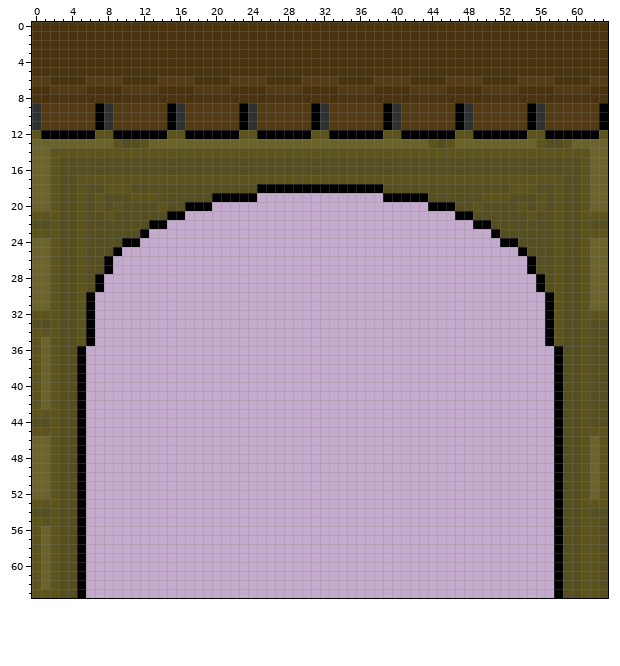
Pixel-art sprite: Content/PAD_Jg_walltileGate.png. Above: the version before the commit.
The file is 64x64 pixels. Colours within 5 levels of each other are drawn and written as one.
After:
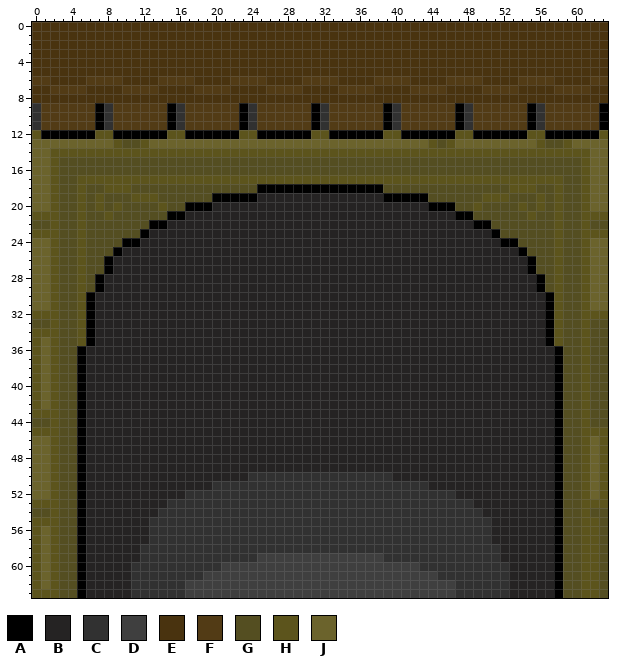
Palette (. is transparent): A #000000  B #252323  C #313131  D #3f3f3f  E #49330f  F #523b15  G #544e21  H #5c541c  J #6b632c
Changes in this commit:
@@ x 0..63 @@
 18 JJHGGHGGHHHGGGGGGGGGGGGGGAAAAAAAAAAAAAAGGGGGGGGGGGGGGHHHGGHGGHJJ
-19 JJHGGHGHGGGHHHGGGGGGAAAAA..............AAAAAGGGGGGHHHGGGHGHGGHJJ
-20 JJHGGHGHGHGGGGHGGAAA........................AAAGGHGGGGHGHGHGGHJJ
-21 HHHGGHGGHGGGGGGAA..............................AAGGGGGGHGGHGGHHH
-22 GGHGGHGGGGGGGAA..................................AAGGGGGGGHGGHGG
-23 HHHGGHGGGGGGA......................................AGGGGGGHGGHHH
-24 JJHGGHGGGGAA........................................AAGGGGHGGHJJ
-25 JJHGGHGGGA............................................AGGGHGGHJJ
-26 JJHGGHGGA..............................................AGGHGGHJJ
-27 JJHGGHGGA..............................................AGGHGGHJJ
-28 JJHGGHGA................................................AGHGGHJJ
-29 JJHGGHGA................................................AGHGGHJJ
-30 JJHGGHA..................................................AHGGHJJ
-31 JJHGGHA..................................................AHGGHJJ
-32 HHHGGHA..................................................AHGGHHH
-33 GGHGGHA..................................................AHGGHGG
-34 HHHGGHA..................................................AHGGHGG
-35 HJHGGHA..................................................AHGGHGG
-36 HJHGGA....................................................AGGHGG
-37 HJHGGA....................................................AGGHGG
-38 HJHGGA....................................................AGGHGG
-39 HJHGGA....................................................AGGHGG
-40 HJHGGA....................................................AGGHGG
-41 HJHGGA....................................................AGGHGG
-42 HJHGGA....................................................AGGHGG
-43 HHHGGA....................................................AGGHGG
-44 GGHGGA....................................................AGGHGG
-45 HHHGGA....................................................AGGHHH
-46 JJHGGA....................................................AGGHJH
-47 JJHGGA....................................................AGGHJH
-48 JJHGGA....................................................AGGHJH
-49 JJHGGA....................................................AGGHJH
-50 JJHGGA....................................................AGGHJH
-51 JJHGGA....................................................AGGHJH
-52 JJHGGA....................................................AGGHJH
-53 HHHGGA....................................................AGGHHH
-54 GGHGGA....................................................AGGHGG
-55 HHHGGA....................................................AGGHHG
-56 HJHGGA....................................................AGGHHG
-57 HJHGGA....................................................AGGHHG
-58 HJHGGA....................................................AGGHHG
-59 HJHGGA....................................................AGGHHG
-60 HJHGGA....................................................AGGHHG
-61 HJHGGA....................................................AGGHHG
-62 HJHGGA....................................................AGGHHG
-63 HHHGGA....................................................AGGHHG
+19 JJHGGHGHGGGHHHGGGGGGAAAAABBBBBBBBBBBBBBAAAAAGGGGGGHHHGGGHGHGGHJJ
+20 JJHGGHGHGHGGGGHGGAAABBBBBBBBBBBBBBBBBBBBBBBBAAAGGHGGGGHGHGHGGHJJ
+21 HHHGGHGGHGGGGGGAABBBBBBBBBBBBBBBBBBBBBBBBBBBBBBAAGGGGGGHGGHGGHHH
+22 GGHGGHGGGGGGGAABBBBBBBBBBBBBBBBBBBBBBBBBBBBBBBBBBAAGGGGGGGHGGHGG
+23 HHHGGHGGGGGGABBBBBBBBBBBBBBBBBBBBBBBBBBBBBBBBBBBBBBAGGGGGGHGGHHH
+24 JJHGGHGGGGAABBBBBBBBBBBBBBBBBBBBBBBBBBBBBBBBBBBBBBBBAAGGGGHGGHJJ
+25 JJHGGHGGGABBBBBBBBBBBBBBBBBBBBBBBBBBBBBBBBBBBBBBBBBBBBAGGGHGGHJJ
+26 JJHGGHGGABBBBBBBBBBBBBBBBBBBBBBBBBBBBBBBBBBBBBBBBBBBBBBAGGHGGHJJ
+27 JJHGGHGGABBBBBBBBBBBBBBBBBBBBBBBBBBBBBBBBBBBBBBBBBBBBBBAGGHGGHJJ
+28 JJHGGHGABBBBBBBBBBBBBBBBBBBBBBBBBBBBBBBBBBBBBBBBBBBBBBBBAGHGGHJJ
+29 JJHGGHGABBBBBBBBBBBBBBBBBBBBBBBBBBBBBBBBBBBBBBBBBBBBBBBBAGHGGHJJ
+30 JJHGGHABBBBBBBBBBBBBBBBBBBBBBBBBBBBBBBBBBBBBBBBBBBBBBBBBBAHGGHJJ
+31 JJHGGHABBBBBBBBBBBBBBBBBBBBBBBBBBBBBBBBBBBBBBBBBBBBBBBBBBAHGGHJJ
+32 HHHGGHABBBBBBBBBBBBBBBBBBBBBBBBBBBBBBBBBBBBBBBBBBBBBBBBBBAHGGHHH
+33 GGHGGHABBBBBBBBBBBBBBBBBBBBBBBBBBBBBBBBBBBBBBBBBBBBBBBBBBAHGGHGG
+34 HHHGGHABBBBBBBBBBBBBBBBBBBBBBBBBBBBBBBBBBBBBBBBBBBBBBBBBBAHGGHGG
+35 HJHGGHABBBBBBBBBBBBBBBBBBBBBBBBBBBBBBBBBBBBBBBBBBBBBBBBBBAHGGHGG
+36 HJHGGABBBBBBBBBBBBBBBBBBBBBBBBBBBBBBBBBBBBBBBBBBBBBBBBBBBBAGGHGG
+37 HJHGGABBBBBBBBBBBBBBBBBBBBBBBBBBBBBBBBBBBBBBBBBBBBBBBBBBBBAGGHGG
+38 HJHGGABBBBBBBBBBBBBBBBBBBBBBBBBBBBBBBBBBBBBBBBBBBBBBBBBBBBAGGHGG
+39 HJHGGABBBBBBBBBBBBBBBBBBBBBBBBBBBBBBBBBBBBBBBBBBBBBBBBBBBBAGGHGG
+40 HJHGGABBBBBBBBBBBBBBBBBBBBBBBBBBBBBBBBBBBBBBBBBBBBBBBBBBBBAGGHGG
+41 HJHGGABBBBBBBBBBBBBBBBBBBBBBBBBBBBBBBBBBBBBBBBBBBBBBBBBBBBAGGHGG
+42 HJHGGABBBBBBBBBBBBBBBBBBBBBBBBBBBBBBBBBBBBBBBBBBBBBBBBBBBBAGGHGG
+43 HHHGGABBBBBBBBBBBBBBBBBBBBBBBBBBBBBBBBBBBBBBBBBBBBBBBBBBBBAGGHGG
+44 GGHGGABBBBBBBBBBBBBBBBBBBBBBBBBBBBBBBBBBBBBBBBBBBBBBBBBBBBAGGHGG
+45 HHHGGABBBBBBBBBBBBBBBBBBBBBBBBBBBBBBBBBBBBBBBBBBBBBBBBBBBBAGGHHH
+46 JJHGGABBBBBBBBBBBBBBBBBBBBBBBBBBBBBBBBBBBBBBBBBBBBBBBBBBBBAGGHJH
+47 JJHGGABBBBBBBBBBBBBBBBBBBBBBBBBBBBBBBBBBBBBBBBBBBBBBBBBBBBAGGHJH
+48 JJHGGABBBBBBBBBBBBBBBBBBBBBBBBBBBBBBBBBBBBBBBBBBBBBBBBBBBBAGGHJH
+49 JJHGGABBBBBBBBBBBBBBBBBBBBBBBBBBBBBBBBBBBBBBBBBBBBBBBBBBBBAGGHJH
+50 JJHGGABBBBBBBBBBBBBBBBBBCCCCCCCCCCCCCCCCBBBBBBBBBBBBBBBBBBAGGHJH
+51 JJHGGABBBBBBBBBBBBBBCCCCCCCCCCCCCCCCCCCCCCCCBBBBBBBBBBBBBBAGGHJH
+52 JJHGGABBBBBBBBBBBCCCCCCCCCCCCCCCCCCCCCCCCCCCCCCBBBBBBBBBBBAGGHJH
+53 HHHGGABBBBBBBBBCCCCCCCCCCCCCCCCCCCCCCCCCCCCCCCCCCBBBBBBBBBAGGHHH
+54 GGHGGABBBBBBBBCCCCCCCCCCCCCCCCCCCCCCCCCCCCCCCCCCCCBBBBBBBBAGGHGG
+55 HHHGGABBBBBBBCCCCCCCCCCCCCCCCCCCCCCCCCCCCCCCCCCCCCCBBBBBBBAGGHHG
+56 HJHGGABBBBBBBCCCCCCCCCCCCCCCCCCCCCCCCCCCCCCCCCCCCCCBBBBBBBAGGHHG
+57 HJHGGABBBBBBBCCCCCCCCCCCCCCCCCCCCCCCCCCCCCCCCCCCCCCBBBBBBBAGGHHG
+58 HJHGGABBBBBBCCCCCCCCCCCCCCCCCCCCCCCCCCCCCCCCCCCCCCCCBBBBBBAGGHHG
+59 HJHGGABBBBBBCCCCCCCCCCCCCDDDDDDDDDDDDDDCCCCCCCCCCCCCBBBBBBAGGHHG
+60 HJHGGABBBBBCCCCCCCCCCDDDDDDDDDDDDDDDDDDDDDDCCCCCCCCCCBBBBBAGGHHG
+61 HJHGGABBBBBCCCCCCCCDDDDDDDDDDDDDDDDDDDDDDDDDDCCCCCCCCBBBBBAGGHHG
+62 HJHGGABBBBBCCCCCCDDDDDDDDDDDDDDDDDDDDDDDDDDDDDDCCCCCCBBBBBAGGHHG
+63 HHHGGABBBBBCCCCCCDDDDDDDDDDDDDDDDDDDDDDDDDDDDDDCCCCCCBBBBBAGGHHG
Changed places in both pictures, as pixel boxes (x1, y1, x2, y2):
added: (86, 193, 554, 598)
